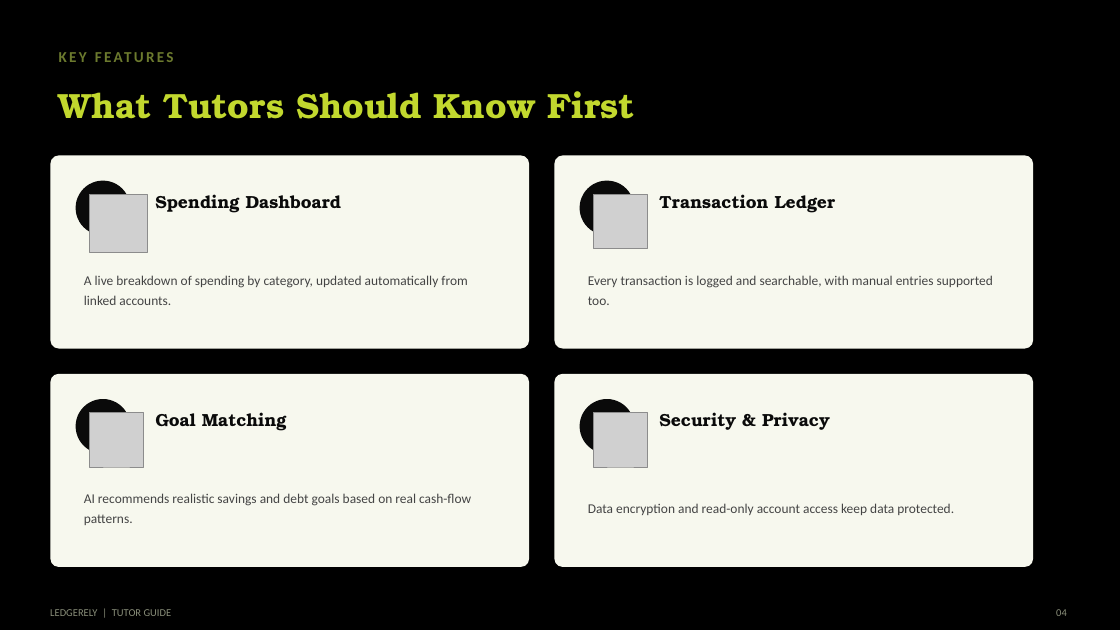
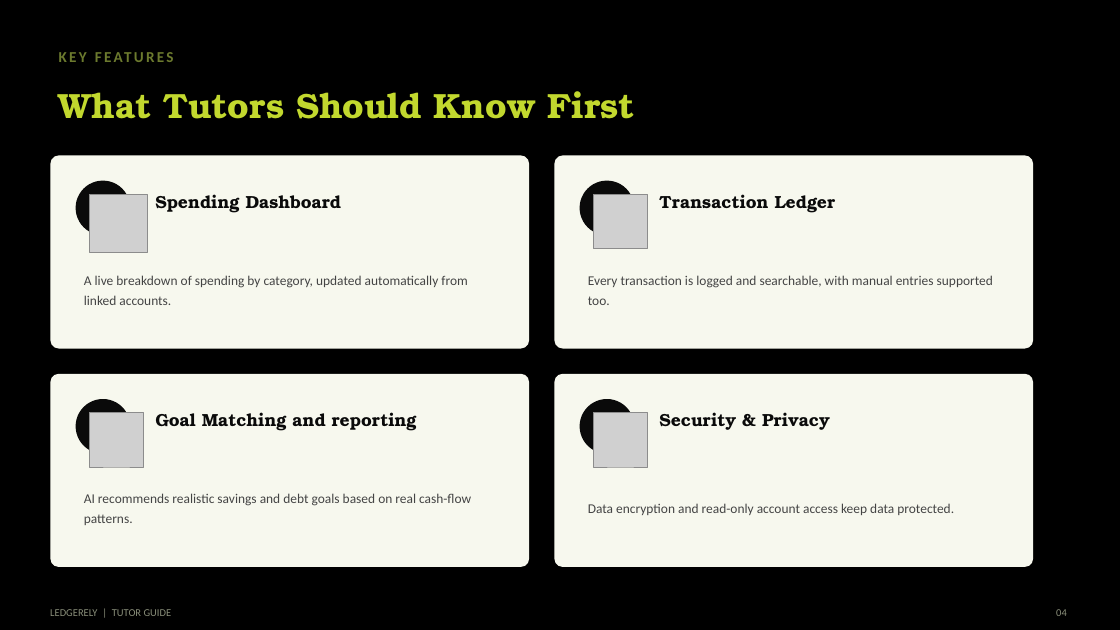
Before and after one commit to bharani-palani/ledgerely, a slide deck: slide 7 of LedgerelyTutorGuide.pptx (slide 8 before the commit). Drawn at 1120x630 pixels with LibreOffice and Linux fonts; fonts in the diff are those of the drawing; grey boxes stand for pictures. Boxes give left, top, right and bottom in pixels: in the first picture for what was removed or moved away, otherwise in the second. Text is boxed around its words. In the diff, an @@ line names an element or a change of style, - is before the commit and + after.

```diff
--- a/LedgerelyTutorGuide.pptx
+++ b/LedgerelyTutorGuide.pptx
@@ text at (155, 412, 417, 431): text changed @@
-Goal Matching
+Goal Matching and reporting
```
Also in this commit, not shown: 4 other slides changed, 2 slides added, 3 slides removed, 10 other files.
